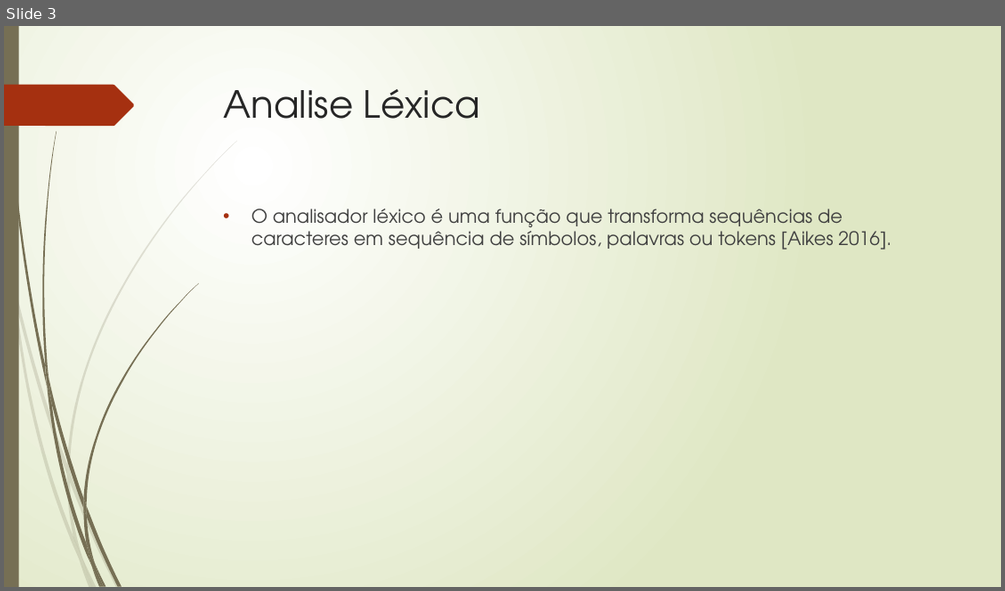
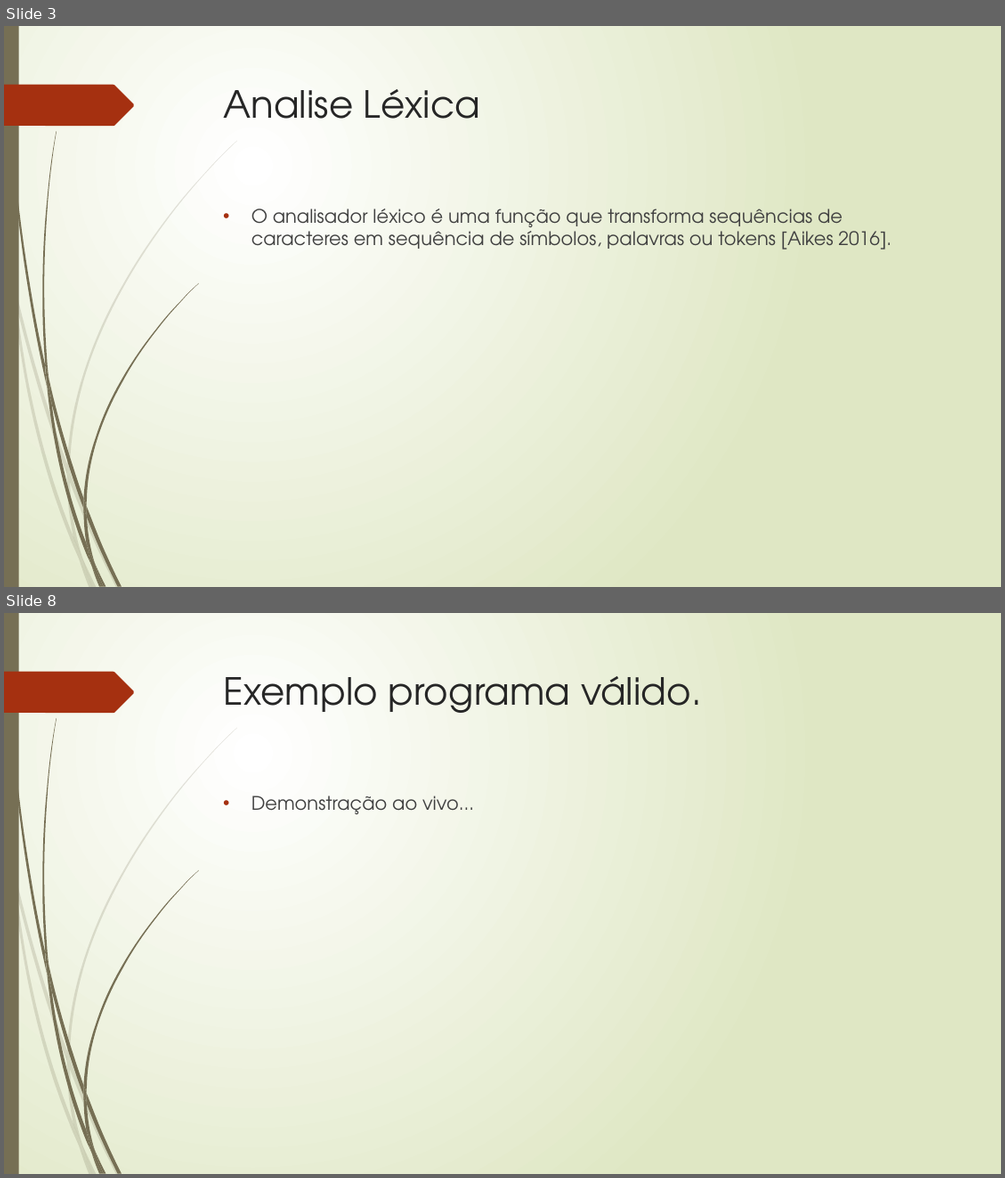
Before and after one commit to pablokintopp/Master-Killer-Compiler, a slide deck: Compilador da Linguagem Master-Killer.pptx. Shown one above the other, each under a label of ours: slide 3 before the commit, slides 3 and 8 after it; the slides between them are not shown. The pictures are 1005x591 and 1005x1178 pixels, drawn with LibreOffice and Linux fonts; fonts in the diff are those of the drawing. Boxes give left, top, right and bottom in pixels: in the first picture for what was removed or moved away, otherwise in the second. Text is boxed around its words. In the diff, an @@ line names an element or a change of style, - is before the commit and + after.

```diff
--- a/Compilador da Linguagem Master-Killer.pptx
+++ b/Compilador da Linguagem Master-Killer.pptx
@@ slide 8 added at (x1=4, y1=613, x2=1001, y2=1174), background gradient #FFFFFF to #DFE8C4; not listed: 24 template elements that a slide beside it also shows @@
@@ title added at (x1=224, y1=676, x2=702, y2=713), 36 pt, text #262626 @@
+Exemplo programa válido.
@@ text added at (x1=251, y1=795, x2=474, y2=814), 18 pt, text #404040 @@
+• Demonstração ao vivo...
```
Also in this commit, not shown: 4 other slides added, 9 other files.
